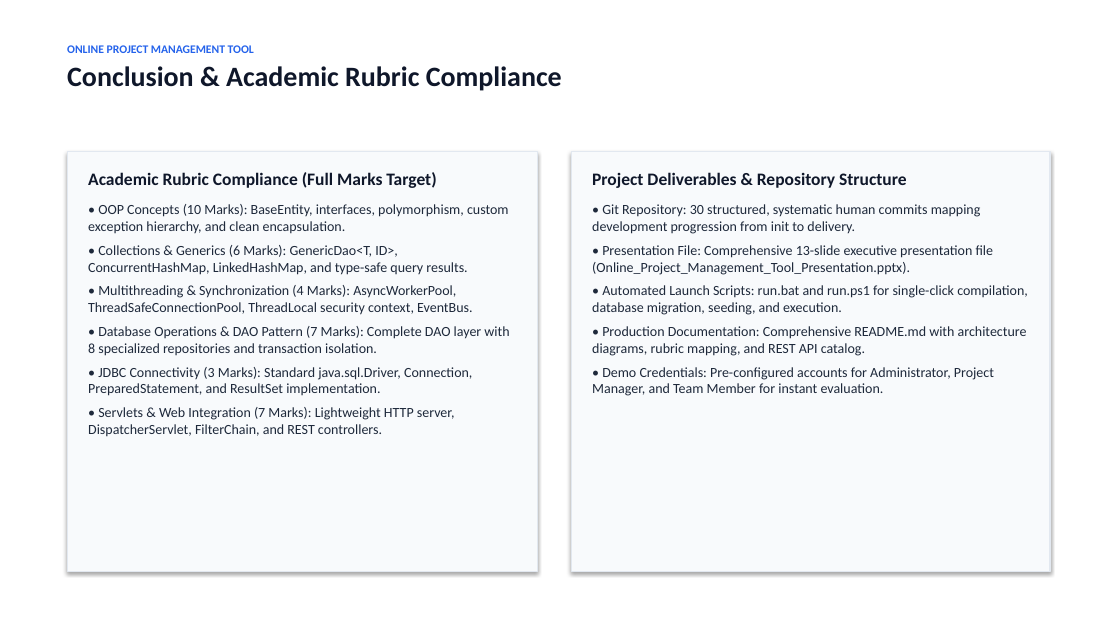
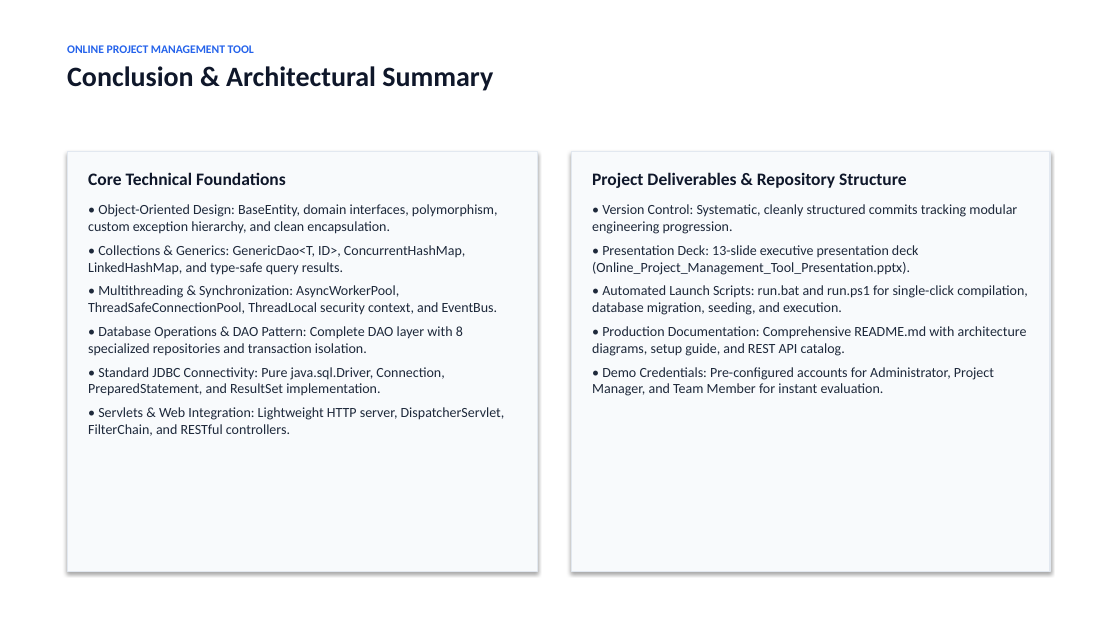
Before and after one commit to luvsingh2006/Online-Project-Management-Tool, a slide deck: slide 13 of presentation/Online_Project_Management_Tool_Presentation.pptx. Drawn at 1120x630 pixels with LibreOffice and Linux fonts; fonts in the diff are those of the drawing. Boxes give left, top, right and bottom in pixels: in the first picture for what was removed or moved away, otherwise in the second. Text is boxed around its words. In the diff, an @@ line names an element or a change of style, - is before the commit and + after.

Commit message:
docs: streamline readme and presentation with enterprise architecture focus

```diff
--- a/presentation/Online_Project_Management_Tool_Presentation.pptx
+++ b/presentation/Online_Project_Management_Tool_Presentation.pptx
@@ text at [67, 66, 493, 91]: text changed @@
-Conclusion & Academic Rubric Compliance
+Conclusion & Architectural Summary
@@ text at [88, 172, 505, 436]: text changed @@
-Academic Rubric Compliance (Full Marks Target)
-• OOP Concepts (10 Marks): BaseEntity, interfaces, polymorphism, custom exception hierarchy, and clean encapsulation.
-• Collections & Generics (6 Marks): GenericDao<T, ID>, ConcurrentHashMap, LinkedHashMap, and type-safe query results.
-• Multithreading & Synchronization (4 Marks): AsyncWorkerPool, ThreadSafeConnectionPool, ThreadLocal security context, EventBus.
-• Database Operations & DAO Pattern (7 Marks): Complete DAO layer with 8 specialized repositories and transaction isolation.
-• JDBC Connectivity (3 Marks): Standard java.sql.Driver, Connection, PreparedStatement, and ResultSet implementation.
-• Servlets & Web Integration (7 Marks): Lightweight HTTP server, DispatcherServlet, FilterChain, and REST controllers.
+Core Technical Foundations
+• Object-Oriented Design: BaseEntity, domain interfaces, polymorphism, custom exception hierarchy, and clean encapsulation.
+• Collections & Generics: GenericDao<T, ID>, ConcurrentHashMap, LinkedHashMap, and type-safe query results.
+• Multithreading & Synchronization: AsyncWorkerPool, ThreadSafeConnectionPool, ThreadLocal security context, and EventBus.
+• Database Operations & DAO Pattern: Complete DAO layer with 8 specialized repositories and transaction isolation.
+• Standard JDBC Connectivity: Pure java.sql.Driver, Connection, PreparedStatement, and ResultSet implementation.
+• Servlets & Web Integration: Lightweight HTTP server, DispatcherServlet, FilterChain, and RESTful controllers.
@@ text at [592, 204, 1017, 275]: text changed @@
-• Git Repository: 30 structured, systematic human commits mapping development progression from init to delivery.
-• Presentation File: Comprehensive 13-slide executive presentation file (Online_Project_Management_Tool_Presentation.pptx).
+• Version Control: Systematic, cleanly structured commits tracking modular engineering progression.
+• Presentation Deck: 13-slide executive presentation deck (Online_Project_Management_Tool_Presentation.pptx).
@@ text at [592, 326, 1027, 356]: text changed @@
-• Production Documentation: Comprehensive README.md with architecture diagrams, rubric mapping, and REST API catalog.
+• Production Documentation: Comprehensive README.md with architecture diagrams, setup guide, and REST API catalog.
```
Also in this commit, not shown: 4 other slides changed, 1 other file.
